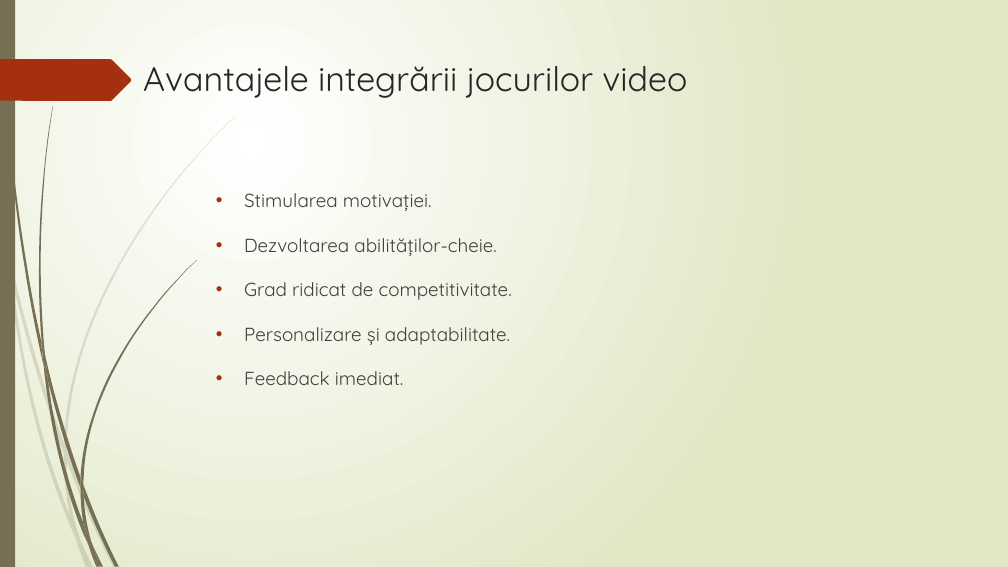
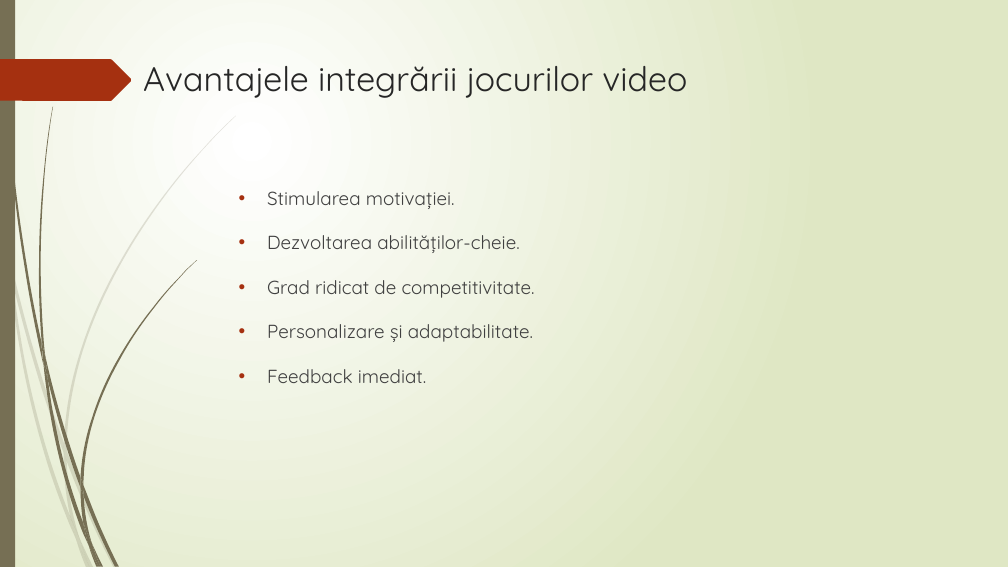
Before and after one commit to antB28/LicentaPP, a slide deck: slide 6 of Prezentare licenta.pptx. Drawn at 1008x567 pixels with LibreOffice and Linux fonts; fonts in the diff are those of the drawing. Boxes give left, top, right and bottom in pixels: in the first picture for what was removed or moved away, otherwise in the second. Text is boxed around its words. In the diff, an @@ line names an element or a change of style, - is before the commit and + after.

```diff
--- a/Prezentare licenta.pptx
+++ b/Prezentare licenta.pptx
@@ text "Stimularea motivației." moved from (x1=244, y1=193, x2=512, y2=385) to (x1=267, y1=191, x2=535, y2=383) @@
```
Also in this commit, not shown: 5 slides added.
